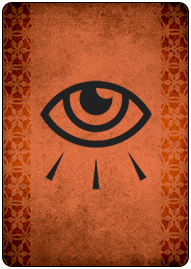
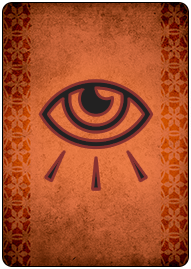
Layers edited between the first and the second 191×269 image:
pixels changed over bbox(0, 47, 191, 221) (layer not identified)
